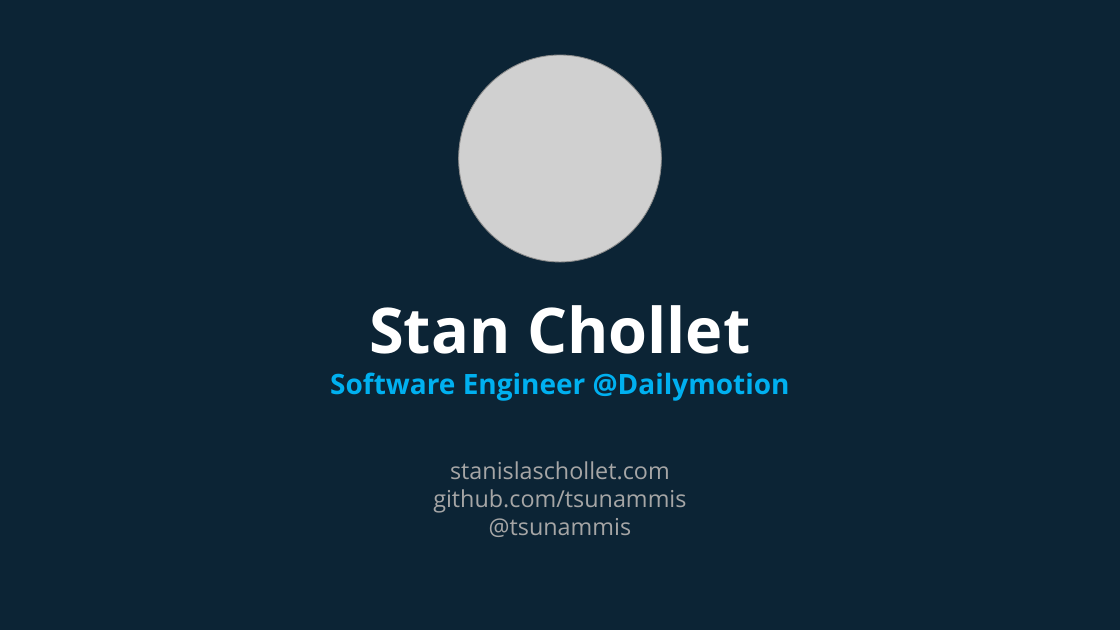
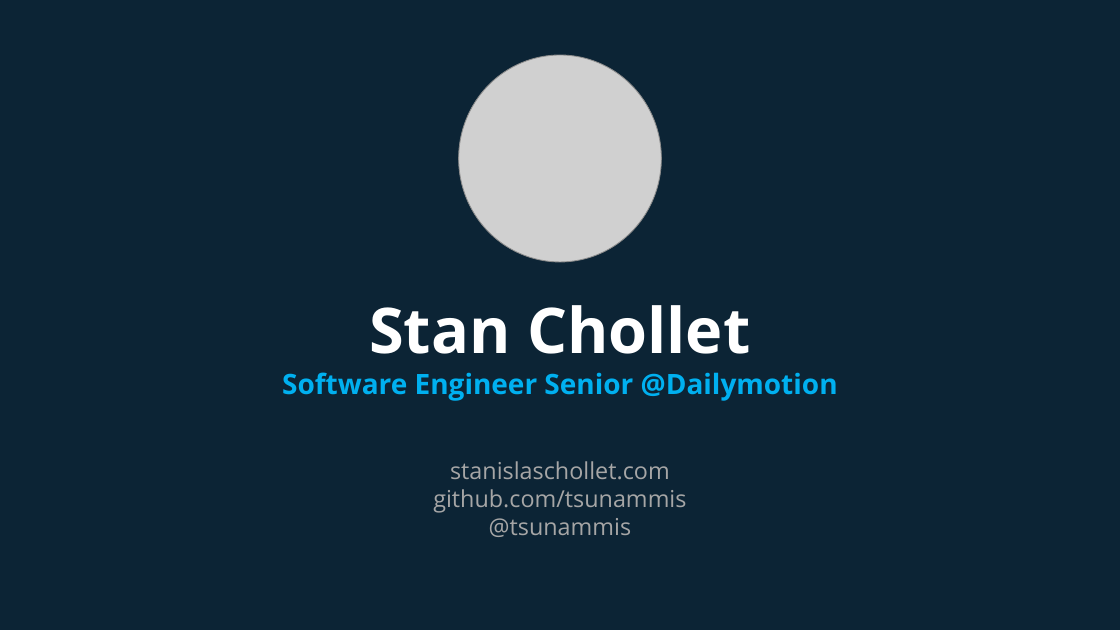
Before and after one commit to tsunammis/graphql-the-new-age-of-api, a slide deck: slide 2 of introduction-graphql.pptx. Drawn at 1120x630 pixels with LibreOffice and Linux fonts; fonts in the diff are those of the drawing; grey boxes stand for pictures. Boxes give left, top, right and bottom in pixels: in the first picture for what was removed or moved away, otherwise in the second. Text is boxed around its words. In the diff, an @@ line names an element or a change of style, - is before the commit and + after.

```diff
--- a/introduction-graphql.pptx
+++ b/introduction-graphql.pptx
@@ text at (x1=282, y1=372, x2=838, y2=401): text changed @@
-Software Engineer @Dailymotion
+Software Engineer Senior @Dailymotion
```
Also in this commit, not shown: 2 slides added, 2 slides removed, 1 other file.
